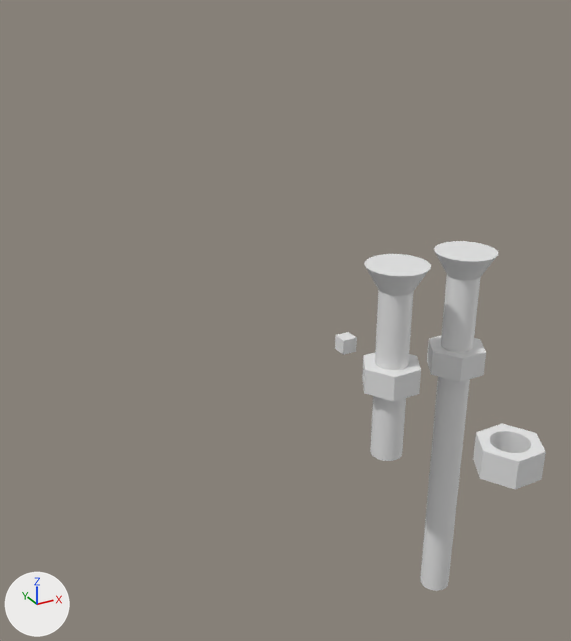
A saved change to the Blender file JoystickV2.blend.
The view is the same before and after, from a camera (50 mm lens) standing at (-52.0, -78.3, 44.3) and looking at (7.6, 30.1, -9.9). Every picture has the same lights, and +X, +Y and +Z are marked at lower left.

Objects in the first picture: 'Cube', 'M4-Nut-3.2mm-7mm', 'M4-Nut-3.2mm-7mm.001', 'M4-Nut-3.2mm-7mm.002', 'M4-Screw-25mm', 'M4-Screw-50mm'.
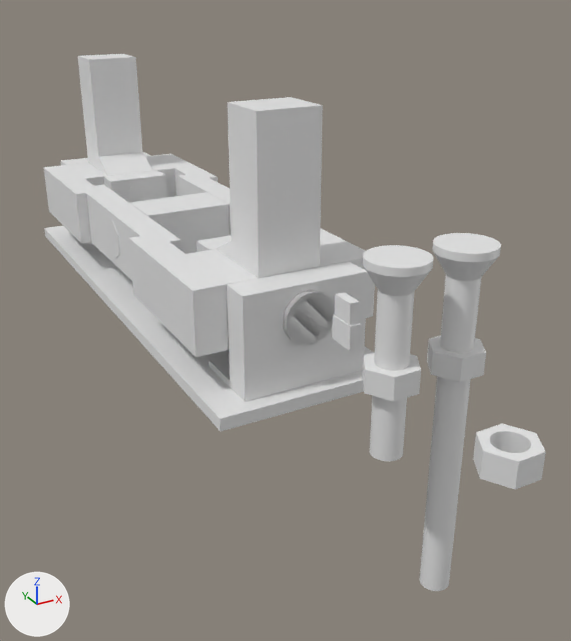
The change, as a list of edits to the scene's bpy script:
```text
Change me_cube:
    remove me_cube.from_pydata(...)  # 8 vertices, 6 faces; spans x -1.0..1.0, y -1.0..1.0, z -1.0..1.0
    remove me_cube.materials.append(mat_material)  # white #e7e7e7
    add me_cube.from_pydata(...)  # 8 vertices, 6 faces; spans x -7.9..7.9, y -5.0..5.0, z -5.0..5.0
    me_cube part 3: the whole mesh is rebuilt
Change me_cube_005:
    remove me_cube_005.from_pydata(...)  # 640 vertices, 514 faces; spans x -3.8..3.8, y -3.8..3.8, z -36.0..14.0
    add me_cube_005.from_pydata(...)  # 768 vertices, 642 faces; spans x -3.9..3.9, y -3.9..3.9, z -36.0..15.0
    me_cube_005 part 1: 640 vertices removed from x -3.8..3.8, y -3.8..3.8, z -36.0..14.0; 768 vertices added at x -3.9..3.9, y -3.9..3.9, z -36.0..15.0
Change me_cube_001:
    remove me_cube_001.from_pydata(...)  # 640 vertices, 514 faces; spans x -3.8..3.8, y -3.8..3.8, z -11.0..14.0
    add me_cube_001.from_pydata(...)  # 768 vertices, 642 faces; spans x -3.9..3.9, y -3.9..3.9, z -11.0..15.0
    me_cube_001 part 2: 640 vertices removed from x -3.8..3.8, y -3.8..3.8, z -11.0..14.0; 768 vertices added at x -3.9..3.9, y -3.9..3.9, z -11.0..15.0
Change ob_cube:
    ob_cube.location: (0.0, 0.0, 0.0) -> (0.0, 57.5, 0.0)
Add ob_cube_003:
    ob_cube_003 = bpy.data.objects.new('Cube.003', me_cube_018)  # a box spanning x -15.0..15.0, y -50.0..50.0, z -13.0..-11.0
    ob_cube_003.location = (0.0, 57.5, 0.0)
Add ob_m4_nut_3_2mm_7mm_006:
    ob_m4_nut_3_2mm_7mm_006 = bpy.data.objects.new('M4-Nut-3.2mm-7mm.006', me_cube_003.copy())  # the mesh of ob_m4_nut_3_2mm_7mm_002
    ob_m4_nut_3_2mm_7mm_006.location = (-11.5, 57.5, 0.0)
    ob_m4_nut_3_2mm_7mm_006.rotation_euler = (0.0, 1.571, 0.0)  # degrees (0, 90, 0)
Add ob_m4_screw_25mm_003:
    ob_m4_screw_25mm_003 = bpy.data.objects.new('M4-Screw-25mm.003', me_cube_013)  # 768 vertices, 642 faces; spans x -3.9..3.9, y -3.9..3.9, z -11.0..15.0
    ob_m4_screw_25mm_003.location = (0.0, 24.0, 0.0)
    ob_m4_screw_25mm_003.rotation_euler = (1.571, 0.0, 0.0)  # degrees (90, 0, 0)
Add ob_hall_effect_sensor_49e_cutter_001:
    ob_hall_effect_sensor_49e_cutter_001 = bpy.data.objects.new('Hall-Effect-Sensor-49E-Cutter.001', me_cube_012)  # a box spanning x -0.8..0.8, y -2.1..2.1, z 0.0..3.4; a box spanning x -0.7..0.7, y -1.8..1.8, z 3.4..6.4
    ob_hall_effect_sensor_49e_cutter_001.location = (0.0, 0.0, 0.0)
Add ob_m4_nut_3_2mm_7mm_004:
    ob_m4_nut_3_2mm_7mm_004 = bpy.data.objects.new('M4-Nut-3.2mm-7mm.004', me_cube_011)  # 268 vertices, 12 faces; spans x -3.76..3.76, y -3.26..3.26, z -2.1..1.1
    ob_m4_nut_3_2mm_7mm_004.location = (0.0, 82.0, 0.0)
    ob_m4_nut_3_2mm_7mm_004.rotation_euler = (1.571, 0.0, 3.142)  # degrees (90, 0, 180)
Add ob_cube_002:
    ob_cube_002 = bpy.data.objects.new('Cube.002', me_cube_009)  # 56 vertices, 52 faces; spans x -10.0..10.0, y 10.0..105.0, z -12.0..5.0; in mat_material (white #e7e7e7)
    ob_cube_002.location = (0.0, 115.0, 0.0)
    ob_cube_002.rotation_euler = (0.0, 0.0, 3.142)  # degrees (0, 0, 180)
Add ob_cube_001:
    ob_cube_001 = bpy.data.objects.new('Cube.001', me_cube_008)  # 128 vertices, 128 faces; spans x -15.0..15.0, y 15.1..99.9, z -5.0..28.0
    ob_cube_001.location = (0.0, 0.0, 0.0)
```

Where the change shows, as pixel boxes (x1, y1, x2, y2) in the pictures (571 x 641 px):
'Cube.001', added: after (44, 54, 375, 357)
'Cube.002', added: after (61, 152, 368, 402)
'M4-Screw-50mm', reshaped: before (420, 241, 498, 591); after (420, 233, 501, 591)
'Cube.003', added: after (44, 226, 374, 432)
'M4-Screw-25mm', reshaped: before (364, 254, 431, 461); after (363, 245, 433, 461)
'Cube', reshaped, moved: before (335, 332, 357, 355); after (130, 192, 230, 254)
'M4-Screw-25mm.003', added: after (283, 290, 335, 345)
'Hall-Effect-Sensor-49E-Cutter.001', added: after (332, 292, 361, 351)
'M4-Nut-3.2mm-7mm.004', added: after (125, 185, 157, 203)
'M4-Nut-3.2mm-7mm.006', added: after (107, 219, 120, 259)
